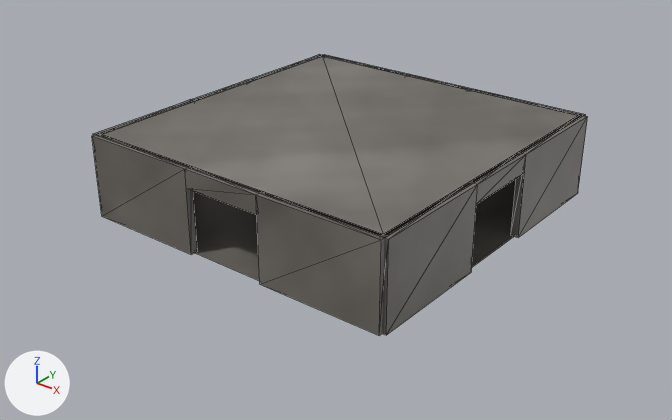
A saved change to the COLLADA model games/jungle_troll_tribes/meshes/omwdg/cave_room_f.dae.
Rendered twice from a camera (50 mm lens) standing at (1591.0, -2036.0, 1228.0) and looking at (14.0, -65.0, 6.0). Arrows for +X, +Y and +Z are at lower left; the lights stay in place. The first picture is the older version. Mesh edges are drawn as thin lines.
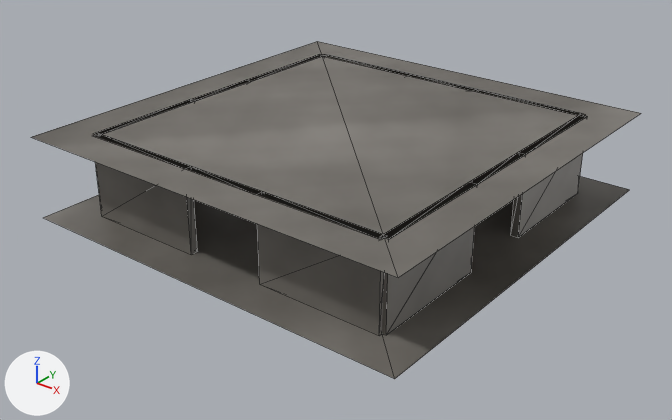
Patch to the scene script:
```diff
--- a/games/jungle_troll_tribes/meshes/omwdg/cave_room_f.dae.py
+++ b/games/jungle_troll_tribes/meshes/omwdg/cave_room_f.dae.py
@@ me_plane_011 @@
 # used by ob_plane_001; location = (0.0, 0.0, 0.0)
-me_plane_011.from_pydata(...)  # 4 vertices, 2 faces; spans x -512.0..512.0, y -512.0..512.0, z 256.0
-me_plane_011.vertices[0].co = (-512.0, -512.0, 256.0)  # pixel (95, 134)
-me_plane_011.vertices[1].co = (512.0, -512.0, 256.0)  # pixel (384, 237)
-me_plane_011.vertices[2].co = (-512.0, 512.0, 256.0)  # pixel (322, 54)
-me_plane_011.vertices[3].co = (512.0, 512.0, 256.0)  # pixel (583, 115)
+me_plane_011.from_pydata(...)  # 4 vertices, 2 faces; spans x -640.0..640.0, y -640.0..640.0, z 256.0
+# me_plane_011 part 1
+me_plane_011.vertices[0].co = (-640.0, -640.0, 256.0)  # pixel (30, 137)
+me_plane_011.vertices[1].co = (640.0, -640.0, 256.0)  # pixel (398, 277)
+me_plane_011.vertices[2].co = (-640.0, 640.0, 256.0)  # pixel (317, 41)
+me_plane_011.vertices[3].co = (640.0, 640.0, 256.0)  # pixel (641, 113)
 me_plane_011.materials.append(mat_cave_rock)
@@ me_plane_010 @@
 # used by ob_plane; location = (0.0, 0.0, 0.0)
-me_plane_010.from_pydata(...)  # 4 vertices, 2 faces; spans x -512.0..512.0, y -512.0..512.0, z 0.0
-me_plane_010.vertices[0].co = (-512.0, -512.0, 0.0)
-me_plane_010.vertices[1].co = (512.0, -512.0, 0.0)  # pixel (382, 333)
-me_plane_010.vertices[2].co = (-512.0, 512.0, 0.0)
-me_plane_010.vertices[3].co = (512.0, 512.0, 0.0)
+me_plane_010.from_pydata(...)  # 4 vertices, 2 faces; spans x -640.0..640.0, y -640.0..640.0, z 0.0
+# me_plane_010 part 2
+me_plane_010.vertices[0].co = (-640.0, -640.0, 0.0)  # pixel (42, 217)
+me_plane_010.vertices[1].co = (640.0, -640.0, 0.0)  # pixel (394, 378)
+me_plane_010.vertices[2].co = (-640.0, 640.0, 0.0)
+me_plane_010.vertices[3].co = (640.0, 640.0, 0.0)  # pixel (629, 189)
 me_plane_010.materials.append(mat_cave_rock)
```

Boxes (x1, y1, x2, y2) around the edits, measured in the pictures (672 x 420 px):
'Plane.001', reshaped (26% wider, 30% taller): before (98, 55, 581, 237); after (32, 41, 641, 278)
'Plane', reshaped: before (193, 179, 516, 281); after (43, 176, 629, 379)
'Cube.011', unchanged, covered by the edit: before (185, 166, 262, 215); after (186, 166, 262, 194)
'Cube.002', unchanged, covered by the edit: before (470, 152, 526, 204); after (470, 152, 526, 184)
